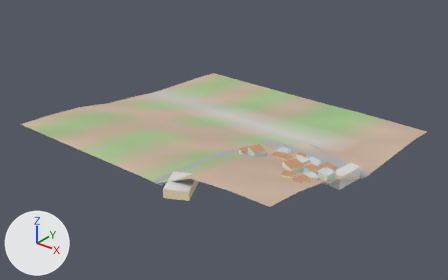
An edit to the glTF model city/lo/t_-7_6.glb, drawn before and after from the same camera.
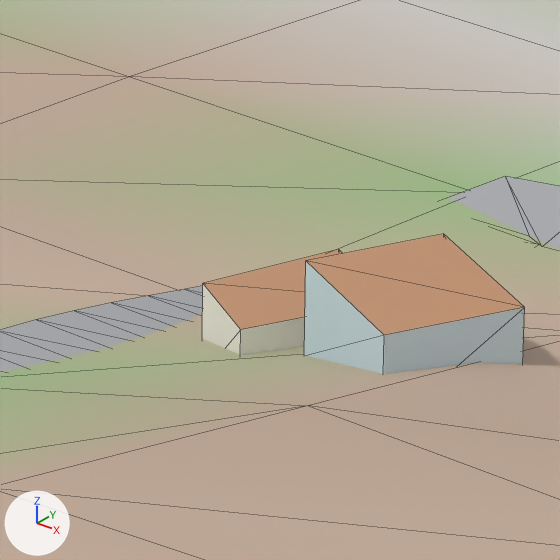
The first picture shows the older version from a camera (50 mm lens) standing at (-1358.0, 1269.0, 248.0) and looking at (-1663.0, 1650.0, 12.0). The close-ups show the older and then the newer version on the part from 49% to 60% of the width and 44% to 61% of the height of that picture. Only the edits that show in the close-ups are written down. Lighting does not change. The marker at lower left points along +X, +Y and +Z. The close-ups show mesh edges as thin lines. Vertices at exactly the same position are counted once.

Names of what the first close-up shows: 'Lo'.
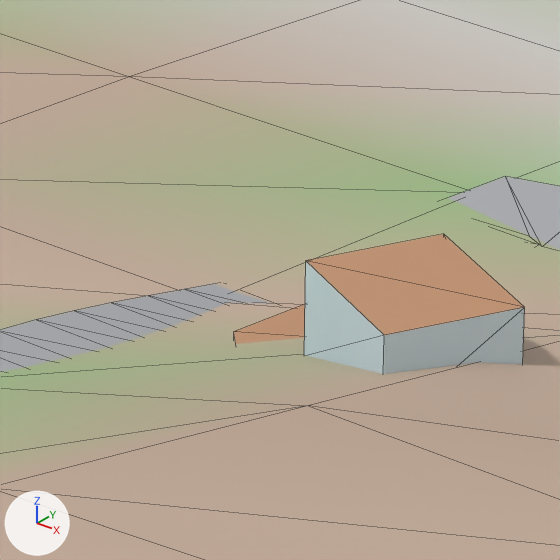
Pixel boxes (x1, y1, x2, y2) of what changed, in the close-ups (560 x 560 px; the box of a moved part takes in the faces that stretch with it):
part 1 of me_lo, moved or reshaped
    before: (202, 249, 342, 355)
    after: (234, 304, 305, 344)

The edits, one by one:
me_lo has 379 vertices, 458 faces and spans x -1792.0..-1535.0, y 1525.0..1792.0, z 4.0..48.0.
me_lo is used by ob_lo; location (0.0, 0.0, 0.0).
me_lo part 1: the loose piece of 8 vertices spanning x -1624.0..-1612.0, y 1616.0..1630.0, z 20.0..27.0 is scaled about its middle by (0.827, 0.983, 0.549), then moved by (0.0, 0.0, -2.0).
